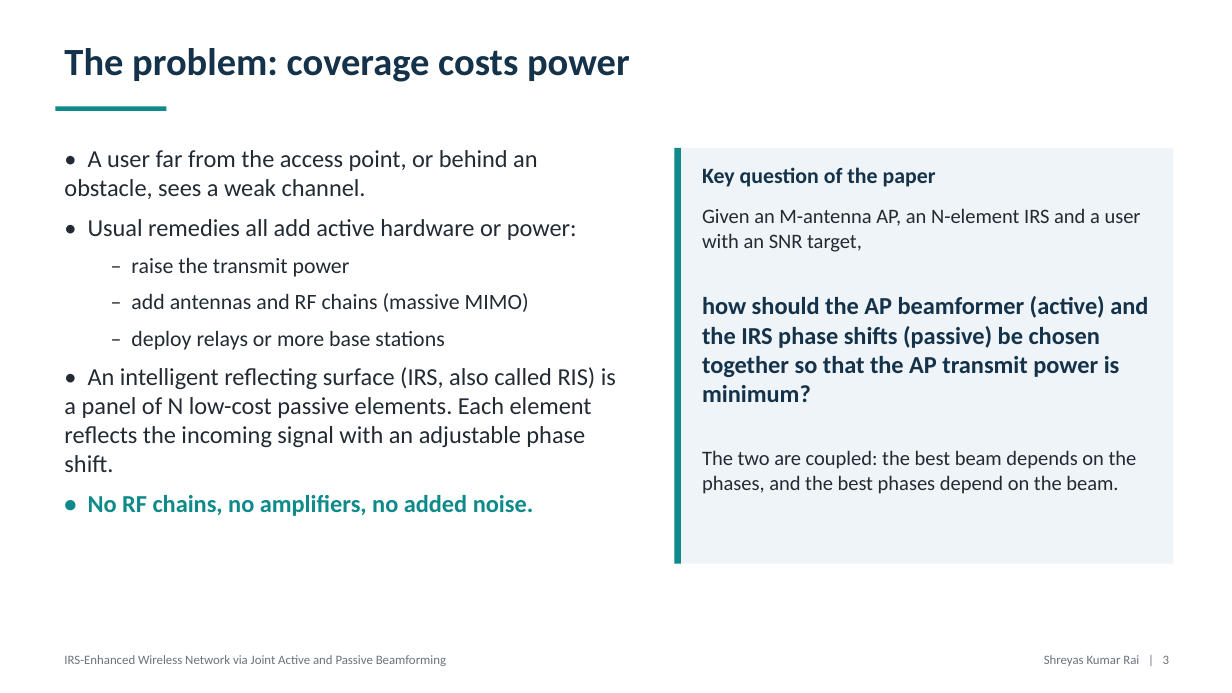
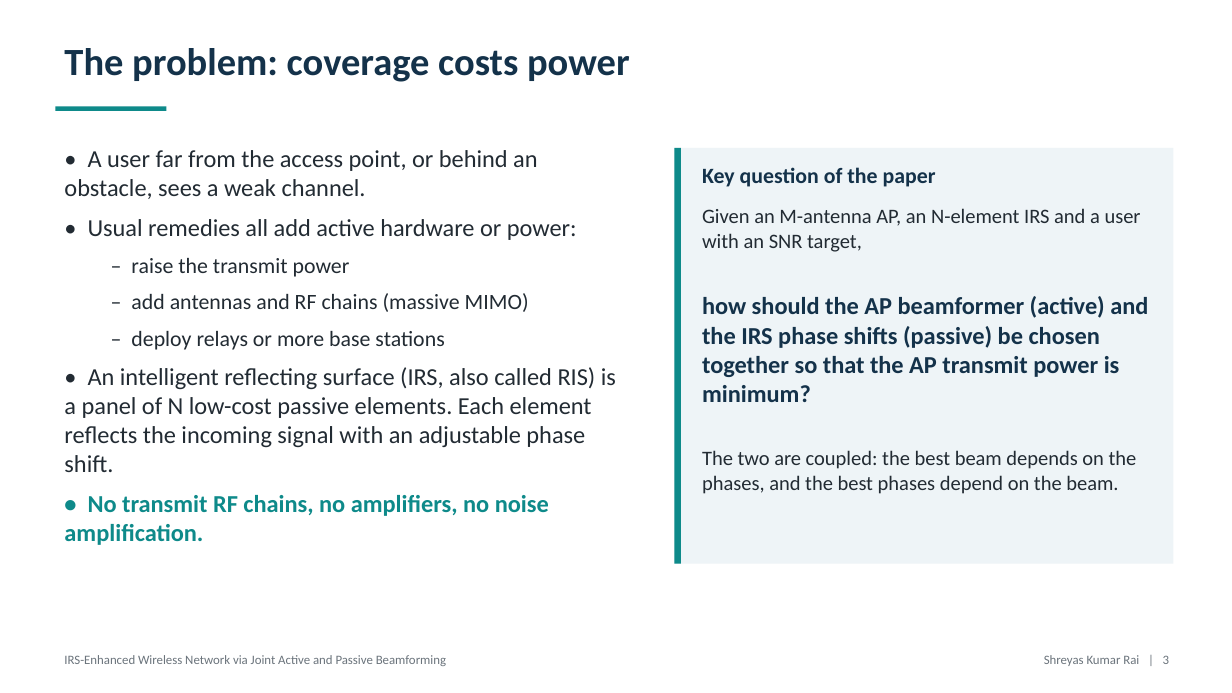
Before and after one commit to SKARAlpha0407/wcom-irs-beamforming, a slide deck: slide 3 of presentation/WCom_Project_Presentation.pptx. Drawn at 1232x693 pixels with LibreOffice and Linux fonts; fonts in the diff are those of the drawing. Boxes give left, top, right and bottom in pixels: in the first picture for what was removed or moved away, otherwise in the second. Text is boxed around its words. In the diff, an @@ line names an element or a change of style, - is before the commit and + after.

```diff
--- a/presentation/WCom_Project_Presentation.pptx
+++ b/presentation/WCom_Project_Presentation.pptx
@@ text at <box>64,495,549,545</box>: text changed @@
-• No RF chains, no amplifiers, no added noise.
+• No transmit RF chains, no amplifiers, no noise amplification.
```
Also in this commit, not shown: 3 other slides changed, 3 other files.
